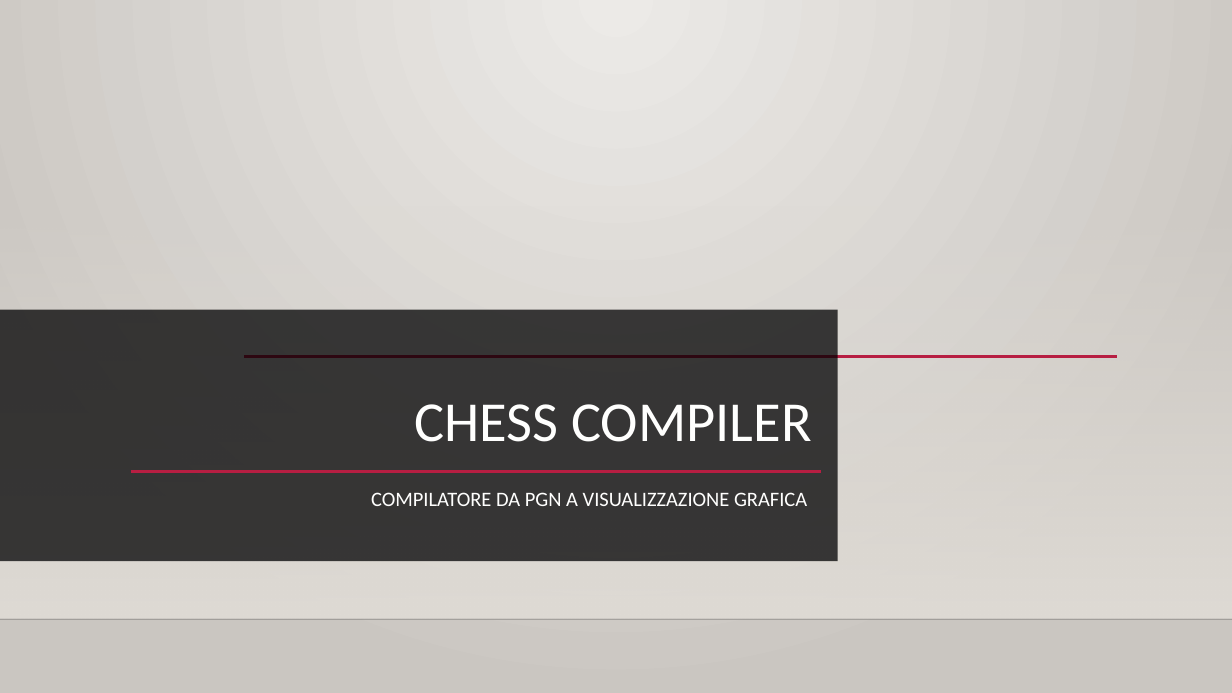
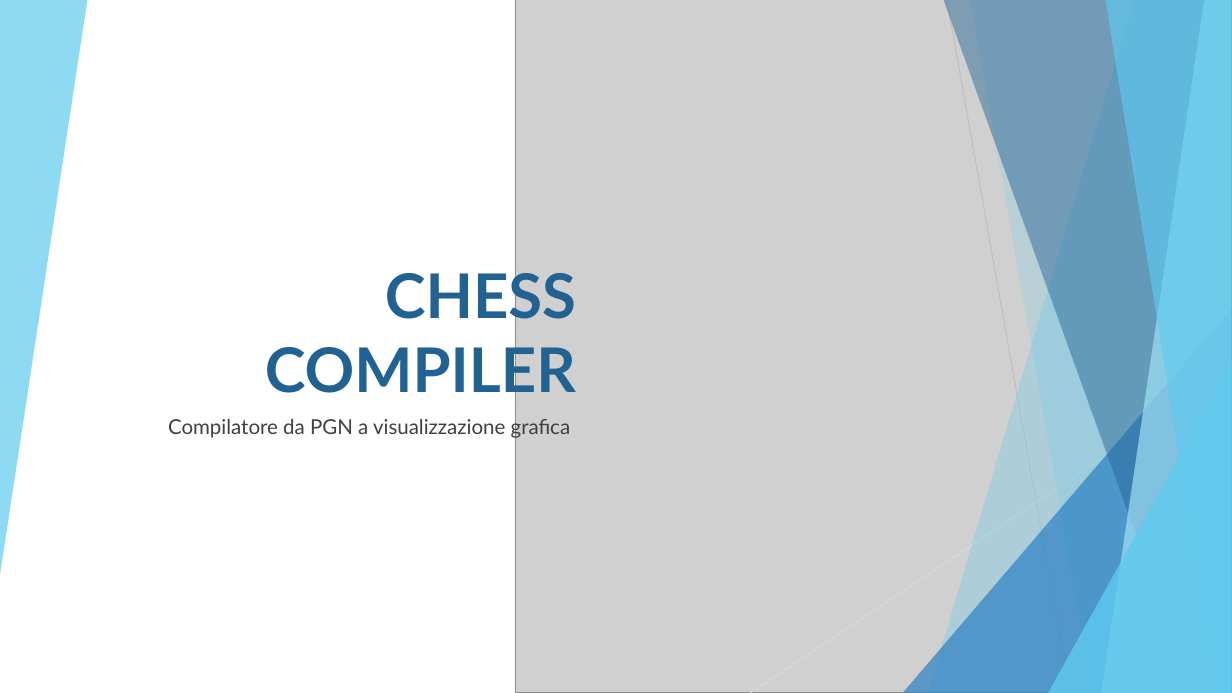
Before and after one commit to AleColo01/ChessCompiler, a slide deck: slide 1 of Docs/Pitch Elevator.pptx. Drawn at 1232x693 pixels with LibreOffice and Linux fonts; fonts in the diff are those of the drawing; grey boxes stand for pictures; background and template pictures are left out. Boxes give left, top, right and bottom in pixels: in the first picture for what was removed or moved away, otherwise in the second. Text is boxed around its words. In the diff, an @@ line names an element or a change of style, - is before the commit and + after.

```diff
--- a/Docs/Pitch Elevator.pptx
+++ b/Docs/Pitch Elevator.pptx
@@ background picture (left out) to #FFFFFF @@
@@ picture added at [516, 0, 1232, 693] @@
@@ freeform shape added at [928, 0, 1232, 693], fill #5FCBEF at 30% opacity @@
@@ freeform shape added at [944, 0, 1232, 693], fill #226292 at 47% opacity @@
@@ line added from (947, 0) to (1070, 693), #BFBFBF 0.75 pt @@
@@ freeform shape added at [970, 0, 1232, 693], fill #5FCBEF at 20% opacity @@
@@ freeform shape added at [1102, 0, 1232, 693], fill #9FE0F5 at 70% opacity @@
@@ freeform shape added at [1105, 0, 1232, 693], fill #5FCBEF at 65% opacity @@
@@ title "CHESS COMPILER": place and size @@
-title "CHESS COMPILER" at [414, 404, 811, 442]
+title "CHESS COMPILER" at [265, 264, 576, 403]
@@ title "CHESS COMPILER" at [265, 264, 576, 403]: size 44 to 48 pt, font Calibri to Lato, text colour #FFFFFE to #226292, bold on; line spacing 0.9 to 1 @@
@@ rectangle removed at [0, 204, 1232, 619] @@
@@ rectangle removed at [0, 310, 838, 561] @@
@@ triangle added at [903, 308, 1232, 693], fill #2E83C3 at 72% opacity @@
@@ line removed from (244, 357) to (1117, 357) @@
@@ line added from (1232, 372) to (750, 693), #D9D9D9 0.75 pt @@
@@ group added at [0, 0, 1232, 693]: 6 freeform shapes, 2 lines, 2 triangles @@
@@ triangle added at [1048, 363, 1232, 693], fill #5FCBEF at 80% opacity @@
@@ subtitle at [168, 416, 571, 439]: text changed; font Calibri to Lato; text colour #FFFFFE to #404040 @@
-COMPILATORE DA PGN A VISUALIZZAZIONE GRAFICA
+Compilatore da PGN a visualizzazione grafica
@@ line removed from (131, 471) to (822, 471) @@
@@ line removed from (0, 619) to (1232, 619) @@
```
Also in this commit, not shown: 2 other slides changed, 2 slides added, 2 slides removed, 1 other file.
